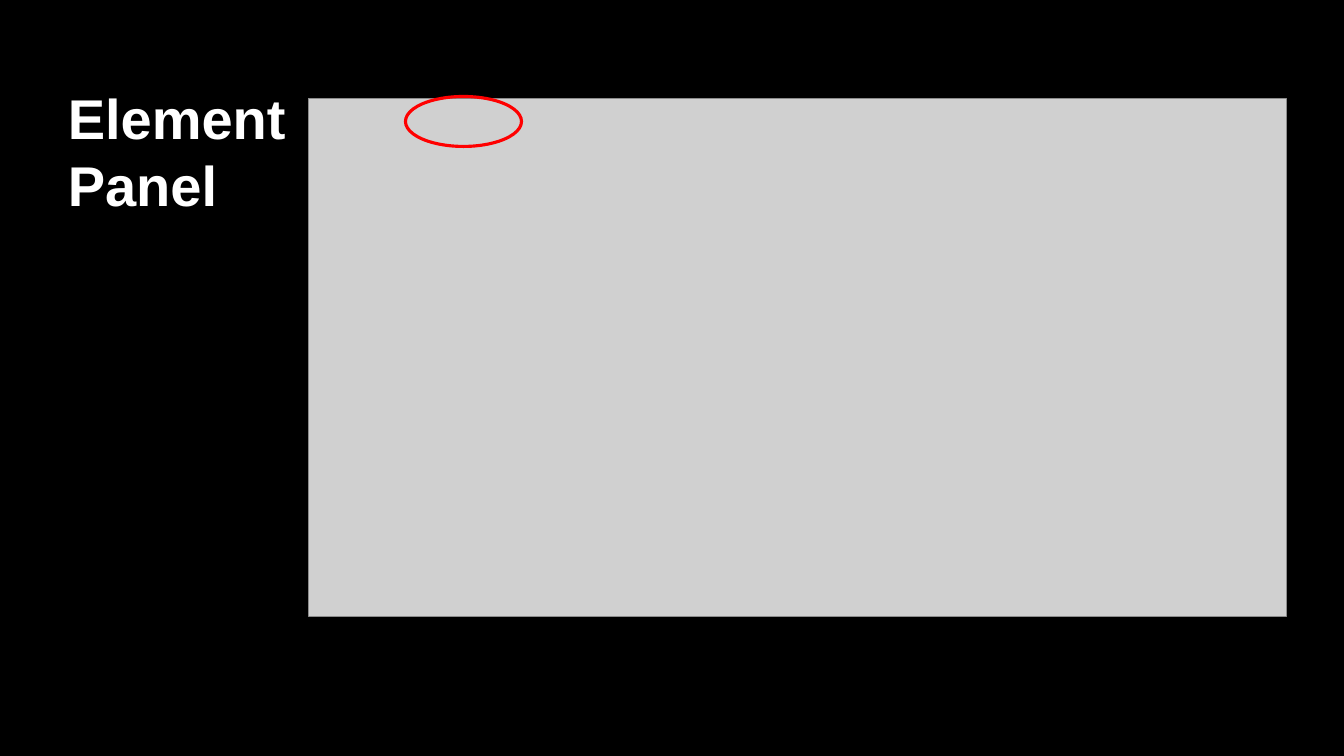
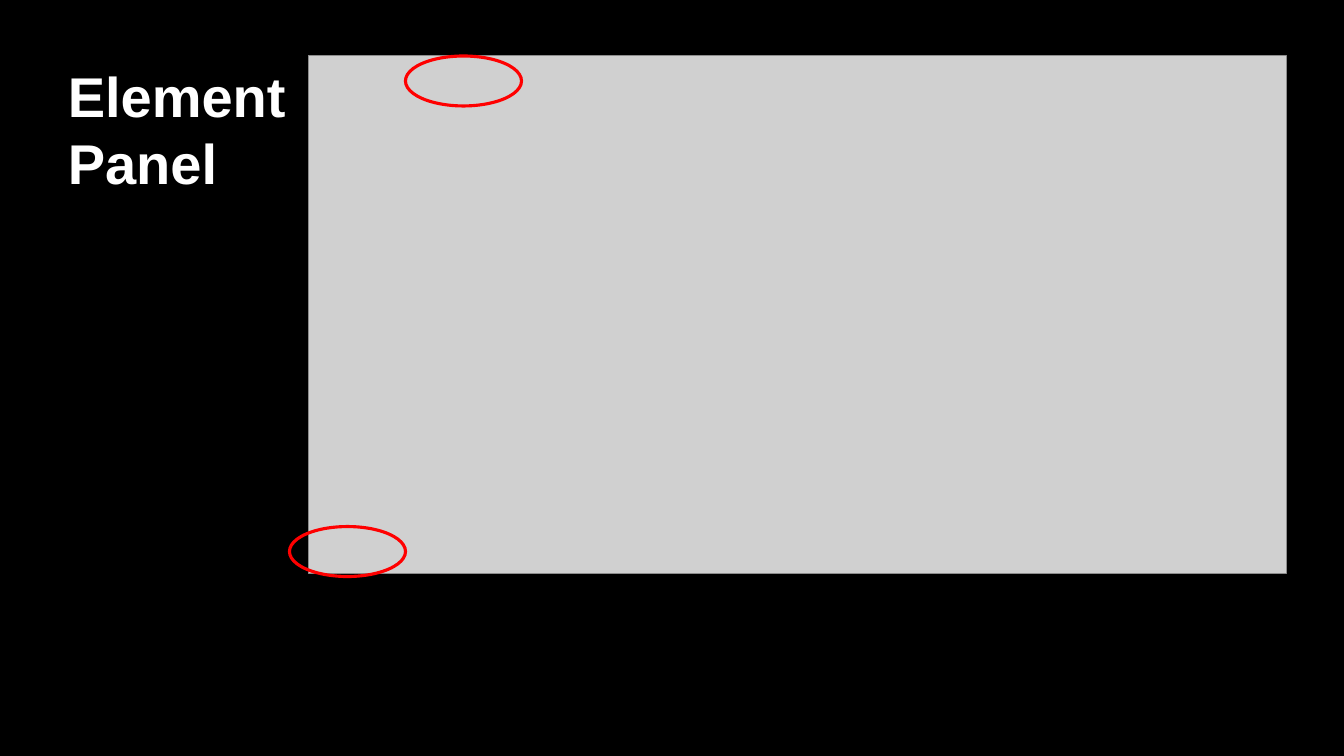
Before and after one commit to JakobieBrown/ChromeDevToolsWorkshop, a slide deck: slide 7 of ChromeDevToolsPresentation.pptx. Drawn at 1344x756 pixels with LibreOffice and Linux fonts; fonts in the diff are those of the drawing; grey boxes stand for pictures; background and template pictures are left out. Boxes give left, top, right and bottom in pixels: in the first picture for what was removed or moved away, otherwise in the second. Text is boxed around its words. In the diff, an @@ line names an element or a change of style, - is before the commit and + after.

```diff
--- a/ChromeDevToolsPresentation.pptx
+++ b/ChromeDevToolsPresentation.pptx
@@ text "Element Panel": place and size @@
-text "Element Panel" at [68,98,286,207]
+text "Element Panel" at [68,76,286,185]
@@ picture: place and size @@
-picture at [309,99,1287,616]
+picture at [309,56,1287,574]
@@ ellipse: place and size @@
-ellipse at [405,97,521,147]
+ellipse at [405,56,521,107]
@@ ellipse added at [289,526,405,577], outline #FF0000 2.25 pt @@
```
Also in this commit, not shown: 3 other slides changed.
